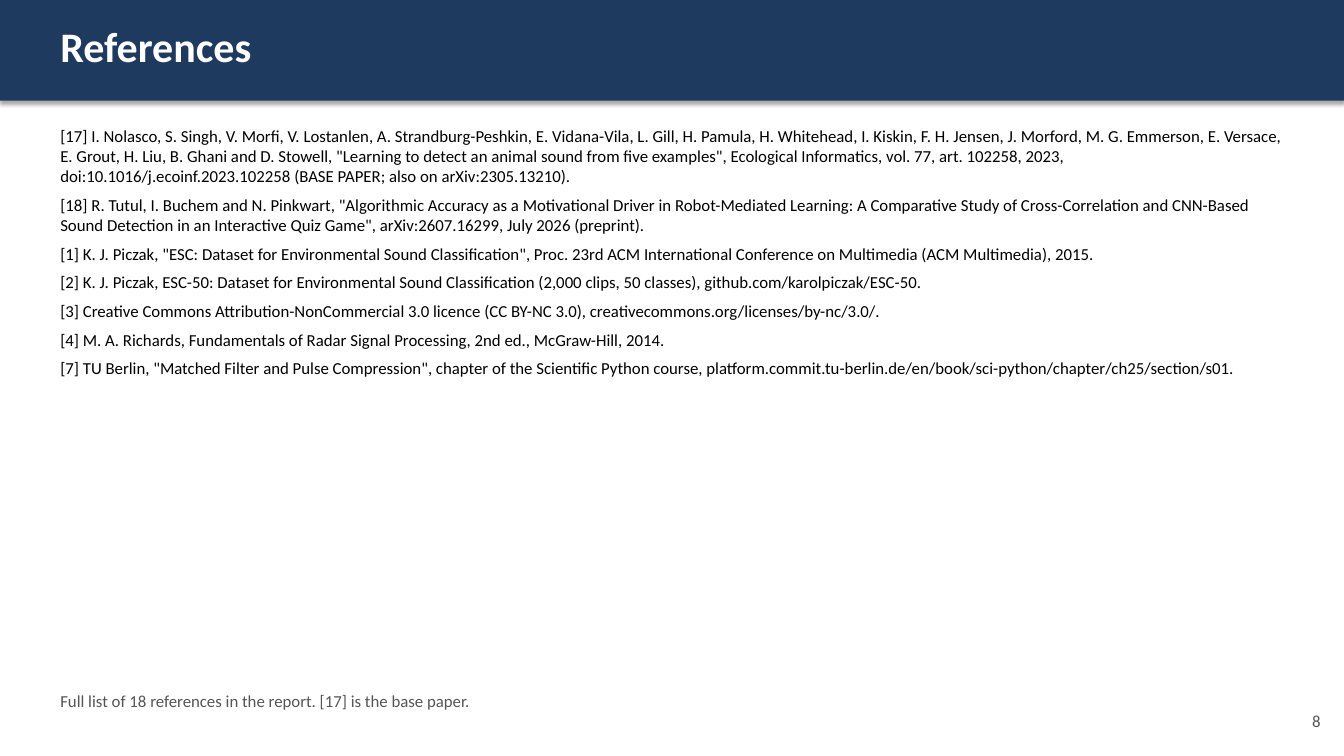
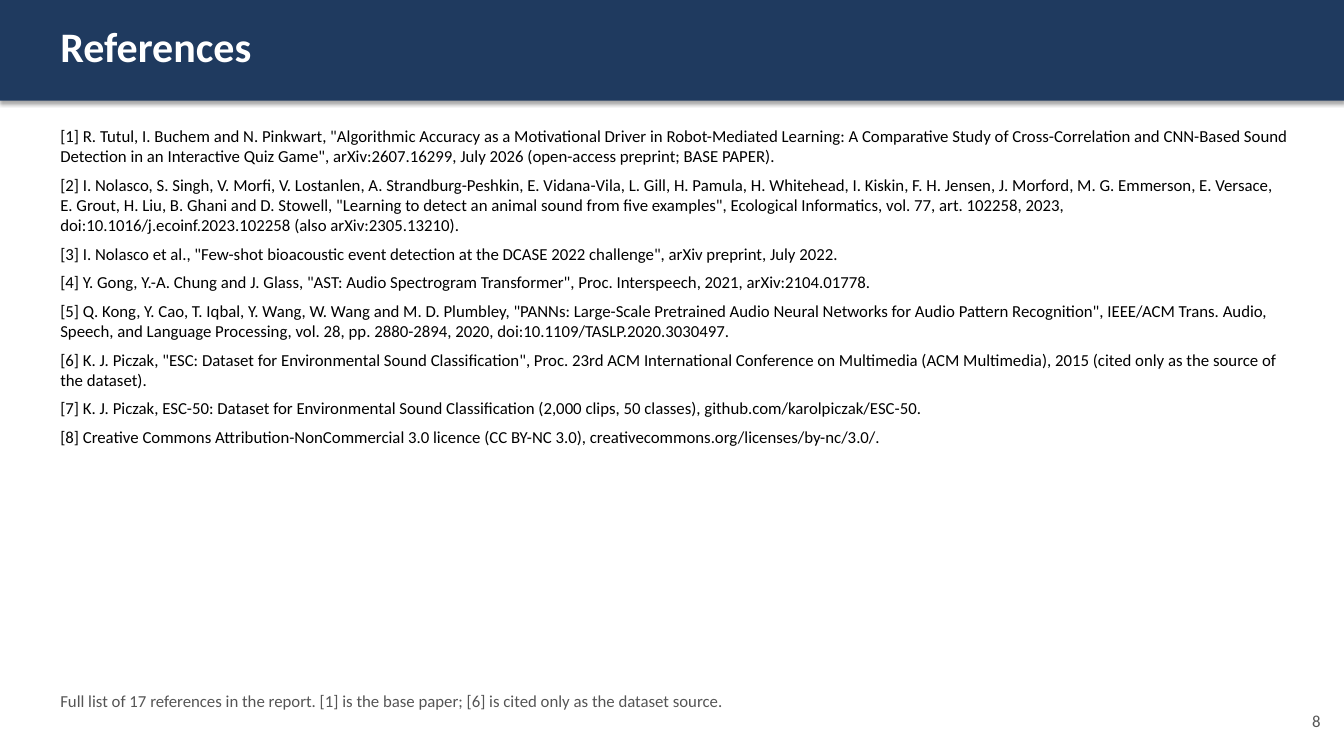
Before and after one commit to Zion-Naranje/matched-filter-pulse-detector, a slide deck: slide 8 of esc50_matching/docs/presentation.pptx. Drawn at 1344x756 pixels with LibreOffice and Linux fonts; fonts in the diff are those of the drawing. Boxes give left, top, right and bottom in pixels: in the first picture for what was removed or moved away, otherwise in the second. Text is boxed around its words. In the diff, an @@ line names an element or a change of style, - is before the commit and + after.

```diff
--- a/esc50_matching/docs/presentation.pptx
+++ b/esc50_matching/docs/presentation.pptx
@@ text at bbox=[60, 130, 1287, 446]: text changed @@
-[17] I. Nolasco, S. Singh, V. Morfi, V. Lostanlen, A. Strandburg-Peshkin, E. Vidana-Vila, L. Gill, H. Pamula, H. Whitehead, I. Kiskin, F. H. Jensen, J. Morford, M. G. Emmerson, E. Versace, E. Grout, H. Liu, B. Ghani and D. Stowell, "Learning to detect an animal sound from five examples", Ecological Informatics, vol. 77, art. 102258, 2023, doi:10.1016/j.ecoinf.2023.102258 (BASE PAPER; also on arXiv:2305.13210).
-[18] R. Tutul, I. Buchem and N. Pinkwart, "Algorithmic Accuracy as a Motivational Driver in Robot-Mediated Learning: A Comparative Study of Cross-Correlation and CNN-Based Sound Detection in an Interactive Quiz Game", arXiv:2607.16299, July 2026 (preprint).
-[1] K. J. Piczak, "ESC: Dataset for Environmental Sound Classification", Proc. 23rd ACM International Conference on Multimedia (ACM Multimedia), 2015.
-[2] K. J. Piczak, ESC-50: Dataset for Environmental Sound Classification (2,000 clips, 50 classes), github.com/karolpiczak/ESC-50.
-[3] Creative Commons Attribution-NonCommercial 3.0 licence (CC BY-NC 3.0), creativecommons.org/licenses/by-nc/3.0/.
-[4] M. A. Richards, Fundamentals of Radar Signal Processing, 2nd ed., McGraw-Hill, 2014.
-[7] TU Berlin, "Matched Filter and Pulse Compression", chapter of the Scientific Python course, platform.commit.tu-berlin.de/en/book/sci-python/chapter/ch25/section/s01.
+[1] R. Tutul, I. Buchem and N. Pinkwart, "Algorithmic Accuracy as a Motivational Driver in Robot-Mediated Learning: A Comparative Study of Cross-Correlation and CNN-Based Sound Detection in an Interactive Quiz Game", arXiv:2607.16299, July 2026 (open-access preprint; BASE PAPER).
+[2] I. Nolasco, S. Singh, V. Morfi, V. Lostanlen, A. Strandburg-Peshkin, E. Vidana-Vila, L. Gill, H. Pamula, H. Whitehead, I. Kiskin, F. H. Jensen, J. Morford, M. G. Emmerson, E. Versace, E. Grout, H. Liu, B. Ghani and D. Stowell, "Learning to detect an animal sound from five examples", Ecological Informatics, vol. 77, art. 102258, 2023, doi:10.1016/j.ecoinf.2023.102258 (also arXiv:2305.13210).
+[3] I. Nolasco et al., "Few-shot bioacoustic event detection at the DCASE 2022 challenge", arXiv preprint, July 2022.
+[4] Y. Gong, Y.-A. Chung and J. Glass, "AST: Audio Spectrogram Transformer", Proc. Interspeech, 2021, arXiv:2104.01778.
+[5] Q. Kong, Y. Cao, T. Iqbal, Y. Wang, W. Wang and M. D. Plumbley, "PANNs: Large-Scale Pretrained Audio Neural Networks for Audio Pattern Recognition", IEEE/ACM Trans. Audio, Speech, and Language Processing, vol. 28, pp. 2880-2894, 2020, doi:10.1109/TASLP.2020.3030497.
+[6] K. J. Piczak, "ESC: Dataset for Environmental Sound Classification", Proc. 23rd ACM International Conference on Multimedia (ACM Multimedia), 2015 (cited only as the source of the dataset).
+[7] K. J. Piczak, ESC-50: Dataset for Environmental Sound Classification (2,000 clips, 50 classes), github.com/karolpiczak/ESC-50.
+[8] Creative Commons Attribution-NonCommercial 3.0 licence (CC BY-NC 3.0), creativecommons.org/licenses/by-nc/3.0/.
@@ text at bbox=[60, 695, 722, 710]: text changed @@
-Full list of 18 references in the report. [17] is the base paper.
+Full list of 17 references in the report. [1] is the base paper; [6] is cited only as the dataset source.
```
Also in this commit, not shown: 3 other slides changed, 4 other files.
